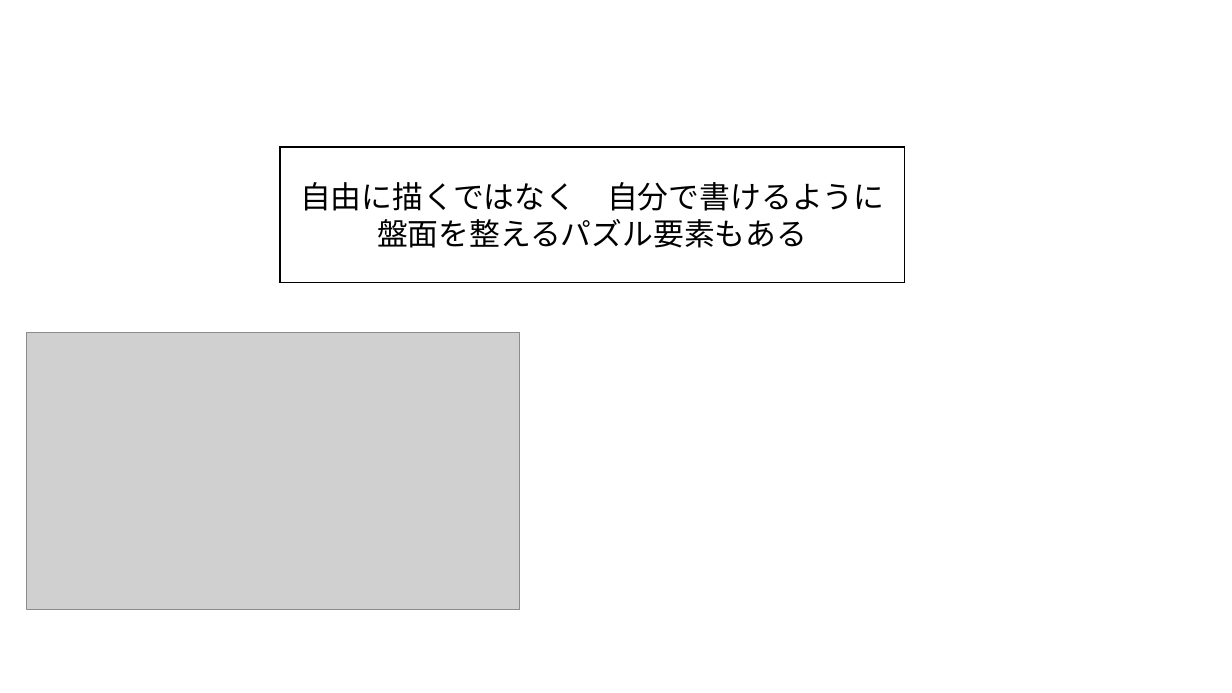
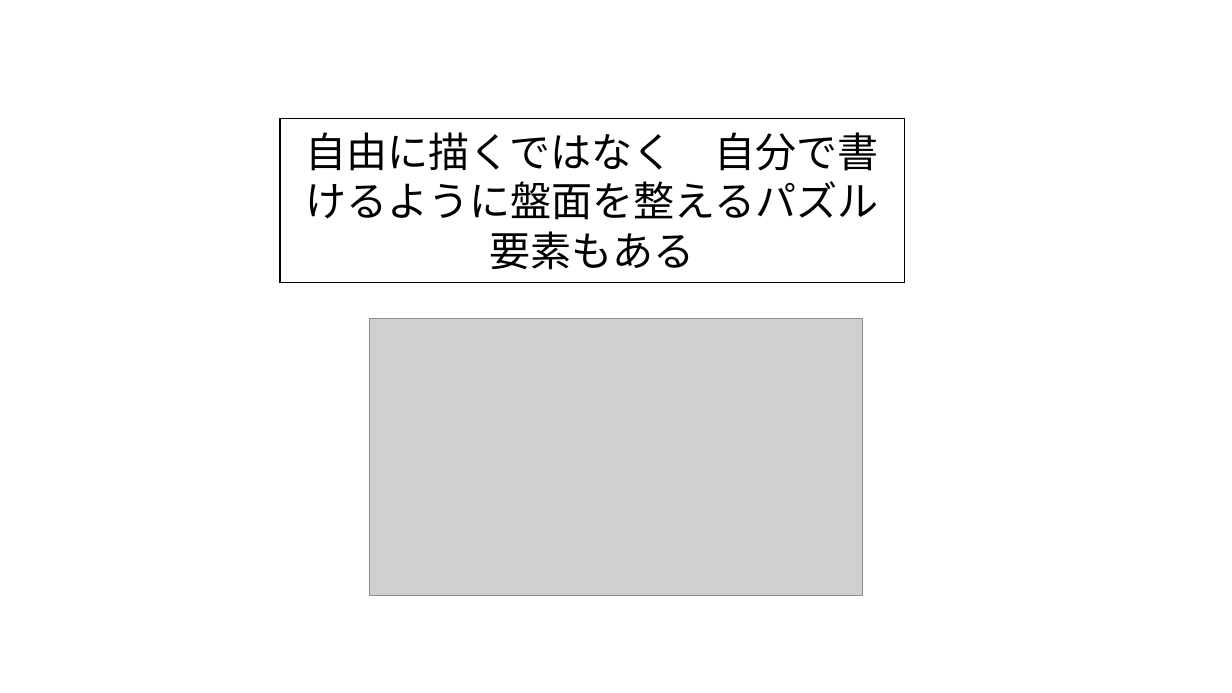
Before and after one commit to 2025Game/12Yamamoto, a slide deck: slide 10 of 3DLV3/Plam/雨粒を使って描く.pptx (slide 12 before the commit). Drawn at 1232x693 pixels with LibreOffice and Linux fonts; fonts in the diff are those of the drawing; grey boxes stand for pictures. Boxes give left, top, right and bottom in pixels: in the first picture for what was removed or moved away, otherwise in the second. Text is boxed around its words. In the diff, an @@ line names an element or a change of style, - is before the commit and + after.

```diff
--- a/3DLV3/Plam/雨粒を使って描く.pptx
+++ b/3DLV3/Plam/雨粒を使って描く.pptx
@@ rectangle "自由に描くではなく 自分で書けるように盤面を整えるパズル要素もある": place and size @@
-rectangle "自由に描くではなく 自分で書けるように盤面を整えるパズル要素もある" at (280, 147, 905, 283)
+rectangle "自由に描くではなく 自分で書けるように盤面を整えるパズル要素もある" at (280, 118, 905, 283)
@@ rectangle "自由に描くではなく 自分で書けるように盤面を整えるパズル要素もある" at (280, 118, 905, 283): size 24 to 32 pt @@
@@ picture: place and size @@
-picture at (27, 333, 519, 610)
+picture at (370, 319, 862, 596)
```
Also in this commit, not shown: 6 other slides changed, 2 slides added, 4 slides removed, 2 other files.
